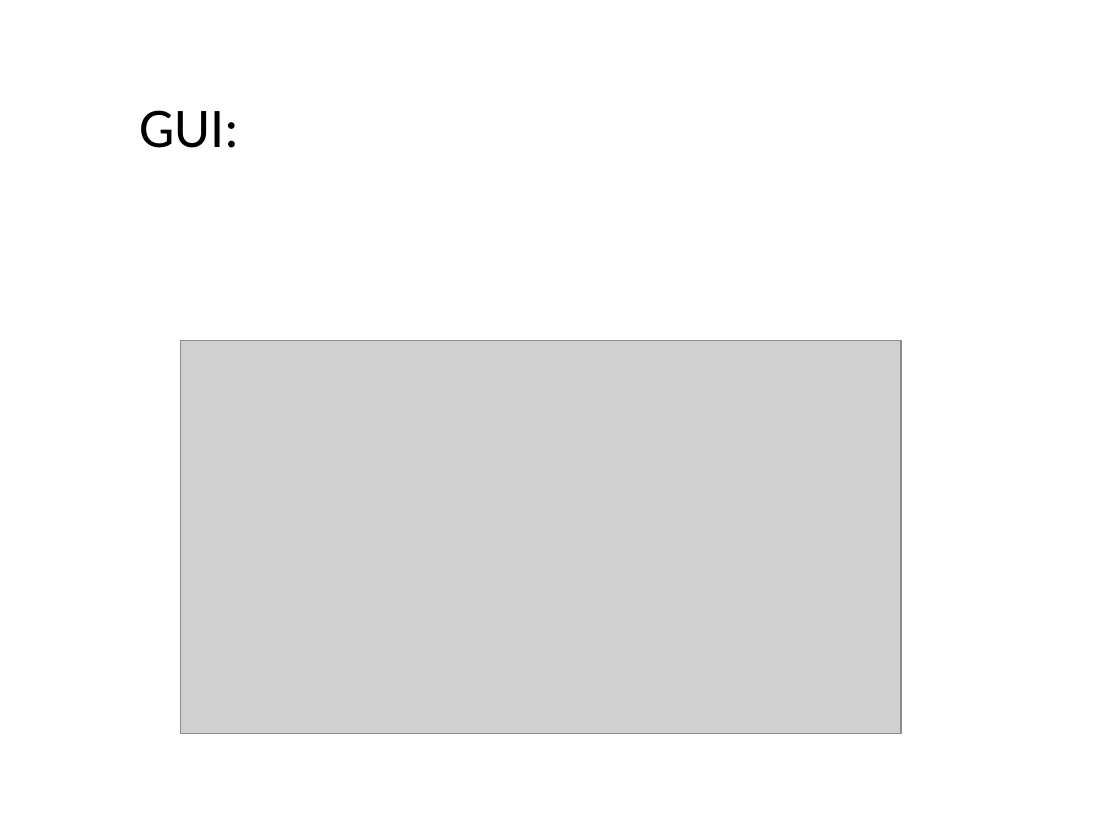
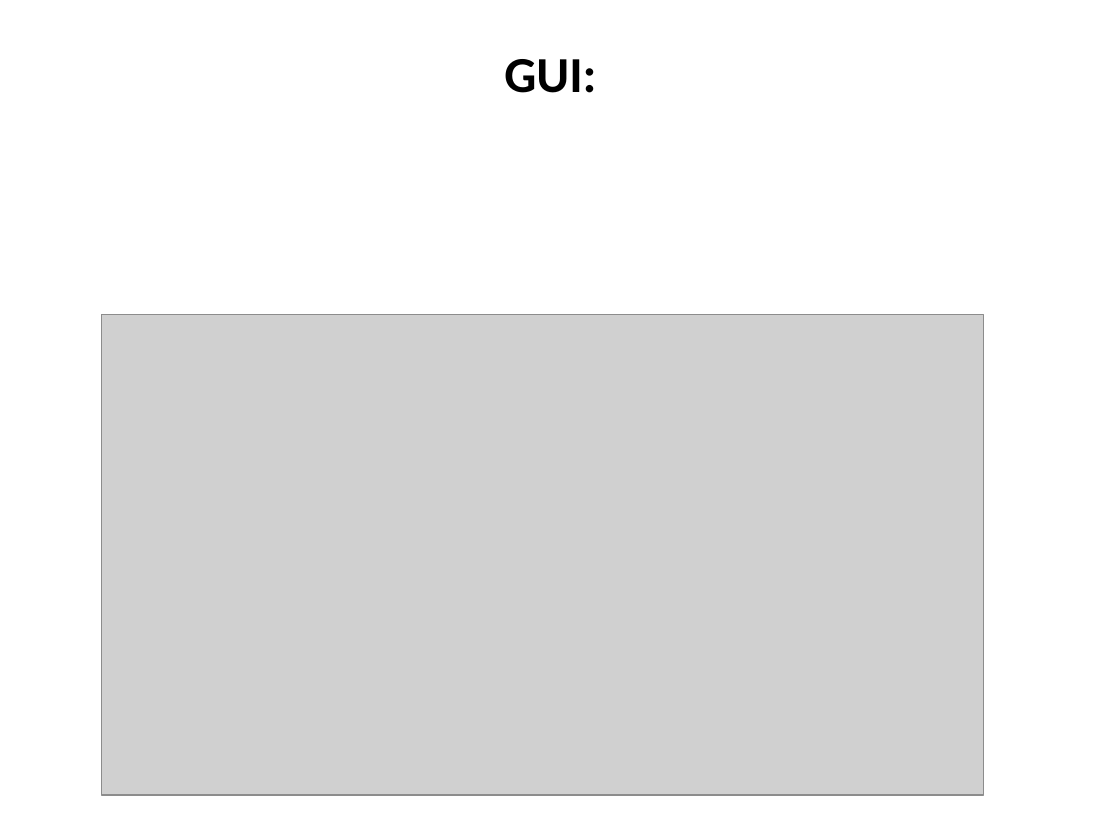
Before and after one commit to IPD8-guofeng/dotnet-group-project, a slide deck: slide 4 of Stock trade and analyst system.pptx. Drawn at 1120x840 pixels with LibreOffice and Linux fonts; fonts in the diff are those of the drawing; grey boxes stand for pictures. Boxes give left, top, right and bottom in pixels: in the first picture for what was removed or moved away, otherwise in the second. Text is boxed around its words. In the diff, an @@ line names an element or a change of style, - is before the commit and + after.

```diff
--- a/Stock trade and analyst system.pptx
+++ b/Stock trade and analyst system.pptx
@@ title "GUI:": place and size @@
-title "GUI:" at [139,110,239,148]
+title "GUI:" at [504,59,596,93]
@@ title "GUI:" at [504,59,596,93]: size 36 to 32.4 pt, bold on; alignment left to centre @@
@@ picture: place and size @@
-picture at [180,340,900,734]
+picture at [102,315,984,795]
```
Also in this commit, not shown: 6 other slides changed, 5 slides added, 8 slides removed, 1 other file.
